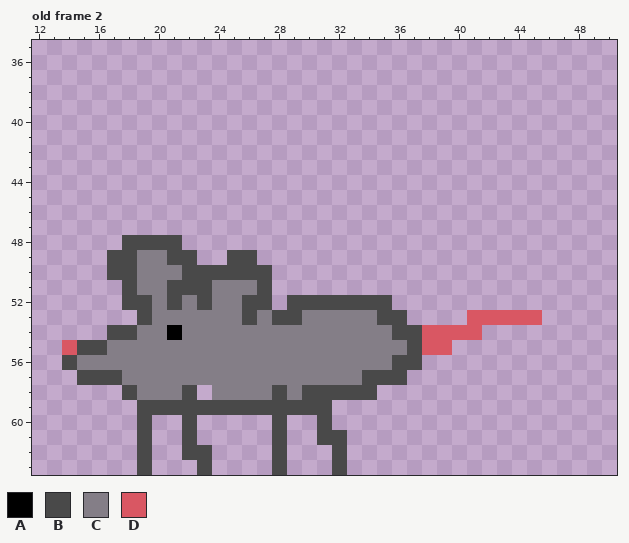
File history of a pixel-art file, draclove-love/typeshit/transformation.aseprite. Above is the file before it was changed.
64x64 pixels, 3 frames. Shown: old frame 2: x 12..50, y 35..63. The commit also changed other frames, which this record leaves out.
Palette (. is transparent): A #000000  B #494949  C #847e87  D #d95763
Pixels before, old frame 2, first column x 14:
48 ....BBBB........................
49 ...BBCCBB..BB...................
50 ...BBCCCBBBBBB..................
51 ....BCCBBBCCCB..................
52 ....BBCBCBCCBB.BBBBBBB..........
53 .....BCCCCCCBCBBCCCCCBB....DDDDD
54 ...BBCCACCCCCCCCCCCCCCBBDDDD....
55 DBBCCCCCCCCCCCCCCCCCCCCBDD......
56 BCCCCCCCCCCCCCCCCCCCCCBB........
57 .BBBCCCCCCCCCCCCCCCCBBB.........
58 ....BCCCB.CCCCBCBBBBB...........
59 .....BBBBBBBBBBBBB..............
60 .....B..B.....B..B..............
61 .....B..B.....B..BB.............
62 .....B..BB....B...B.............
63 .....B...B....B...B.............
And afterwards:
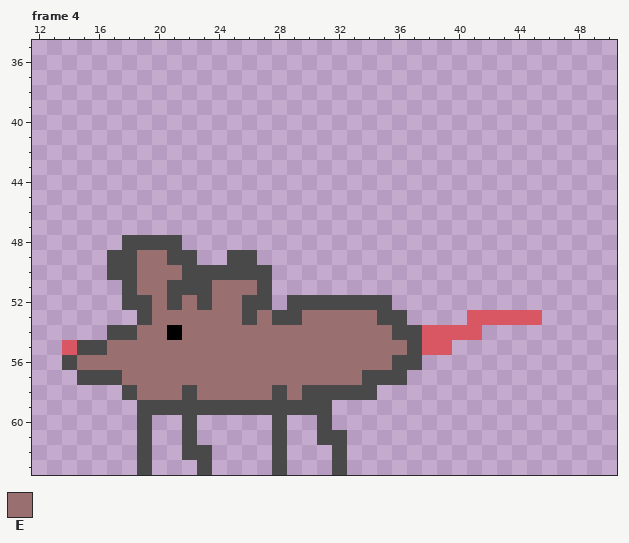
Colours new in this view: E #996f6f
A new or re-ordered frame is compared with the old frame closest to it.
Change:
frames 3 -> 13
Frame 4 is new; against old frame 2:
Colour E is added in row 58 at x 23.
Colour E replaces colour C in row 49 at x 19 to 20; in row 50 at x 19 to 21; in row 51 at x 19 to 20 and 24 to 26; in row 52 at x 20, 22 and 24 to 25; in row 53 at x 20 to 25, 27 and 30 to 34; in row 54 at x 19 to 20 and 22 to 35.
Colour E replaces colour C in row 55 at x 17 to 36; in row 56 at x 15 to 35; in row 57 at x 18 to 33; in row 58 at x 19 to 21, 24 to 27 and 29.
